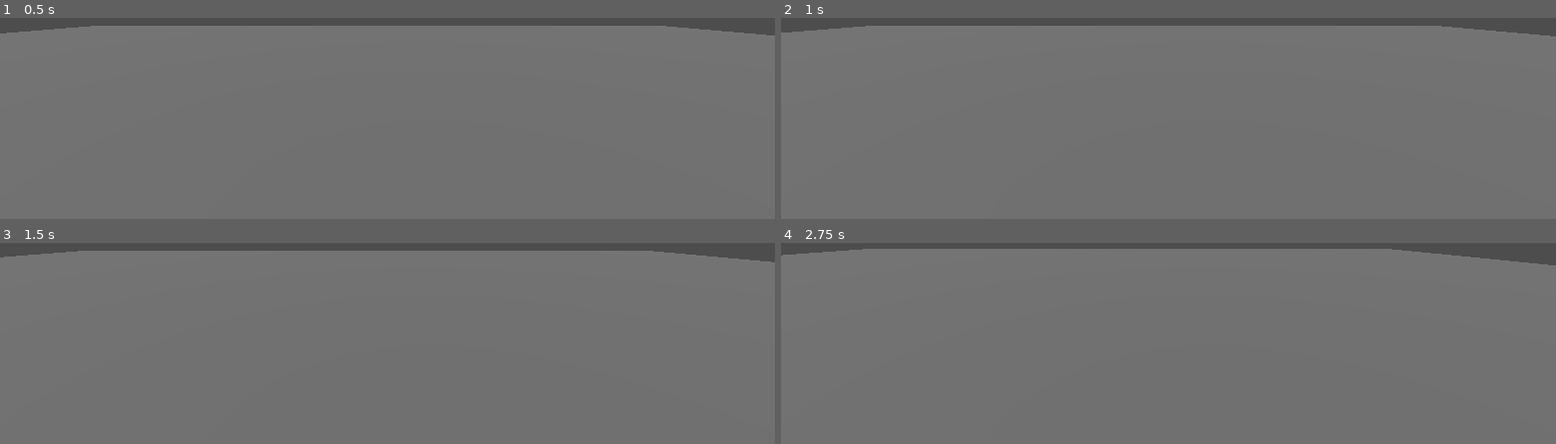
Above: before the commit, frames 1-4 (two rows, left to right).
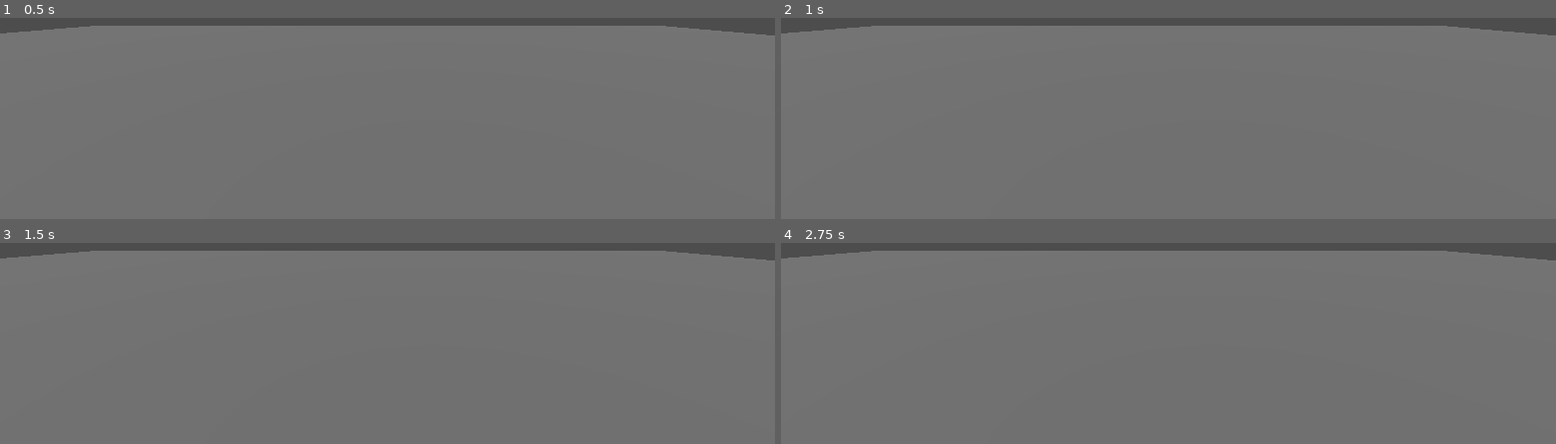
Above: after the commit, the same moments.

Repository: Votline/Run_Away
Game: Godot game, scene res://Scenes/main.tscn
Two runs of this game, one before a commit and one after it. Both use one fixed random seed, a clock stepped at 60 frames per second and the inputs below.
Inputs:
- Up to frame 1 (0.5 s): no input
- Up to frame 2 (1 s): tap Enter at 0.5 s; hold D (move_right) from 0.53 s (still down); hold Ctrl (crouch) from 0.53 s (still down)
- Up to frame 3 (1.5 s): tap Space at 1.25 s; release D (move_right) at 1.28 s; release Ctrl (crouch) at 1.28 s; hold S (move_back) from 1.28 s (still down); tap Shift (run) at 1.35 s
- Up to frame 4 (2.75 s): tap Enter at 2 s; release S (move_back) at 2.03 s; hold D (move_right) from 2.03 s (still down); hold Ctrl (crouch) from 2.03 s (still down)

Frame 1 is identical in both runs. In frame 2, less than 0.1% of the frame differs, in the area x 0-100%, y 3-10%; in frame 3, 0.2%; in frame 4, 1.2%, in the area x 0-100%, y 2-12%.

Commit message:
Check[1]

Diff:
--- /dev/null
+++ b/Entities/Players/MouseController.gd
@@ -0,0 +1,8 @@
+extends CharacterBody3D
+
+
+func _ready():
+	pass
+
+func _process(delta):
+	pass
--- a/Entities/Players/player(bobby).gd
+++ b/Entities/Players/Movement.gd
@@ -3,9 +3,6 @@
 var move_direction: Vector3; var isMoving: bool; var isRunning: bool; var isCrouching: bool; var isSliding: bool; #Move
 var current_speed:float; var walk_speed:float; var run_speed: float; var crouch_speed: float #Speed
 
-
-
-#DPGGSMk
 
 func _ready():
 	isMoving=false; isRunning=false; isCrouching=false; isSliding=false
--- a/Entities/Players/player(bobby).tscn
+++ b/Entities/Players/player(bobby).tscn
@@ -1,6 +1,6 @@
 [gd_scene load_steps=4 format=3 uid="uid://d4gd7rsrno8ut"]
 
-[ext_resource type="Script" path="res://Entities/Players/player(bobby).gd" id="1_7ta61"]
+[ext_resource type="Script" path="res://Entities/Players/MouseController.gd" id="1_458m2"]
 
 [sub_resource type="CapsuleShape3D" id="CapsuleShape3D_2hytx"]
 
@@ -8,7 +8,7 @@
 
 [node name="Player(Bobby)" type="CharacterBody3D"]
 transform = Transform3D(0.08, 0, 0, 0, 0.1, 0, 0, 0, 0.08, 0, 0, 0)
-script = ExtResource("1_7ta61")
+script = ExtResource("1_458m2")
 
 [node name="CollisionShape3D" type="CollisionShape3D" parent="."]
 shape = SubResource("CapsuleShape3D_2hytx")
